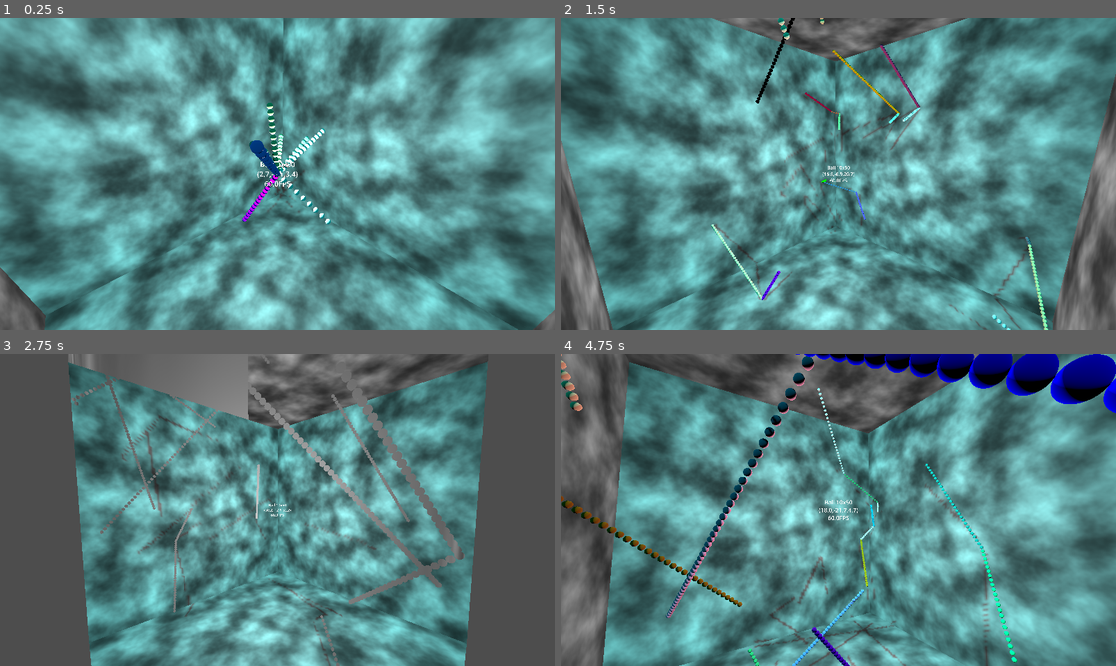
Above: before the commit, frames 1-4 (two rows, left to right).
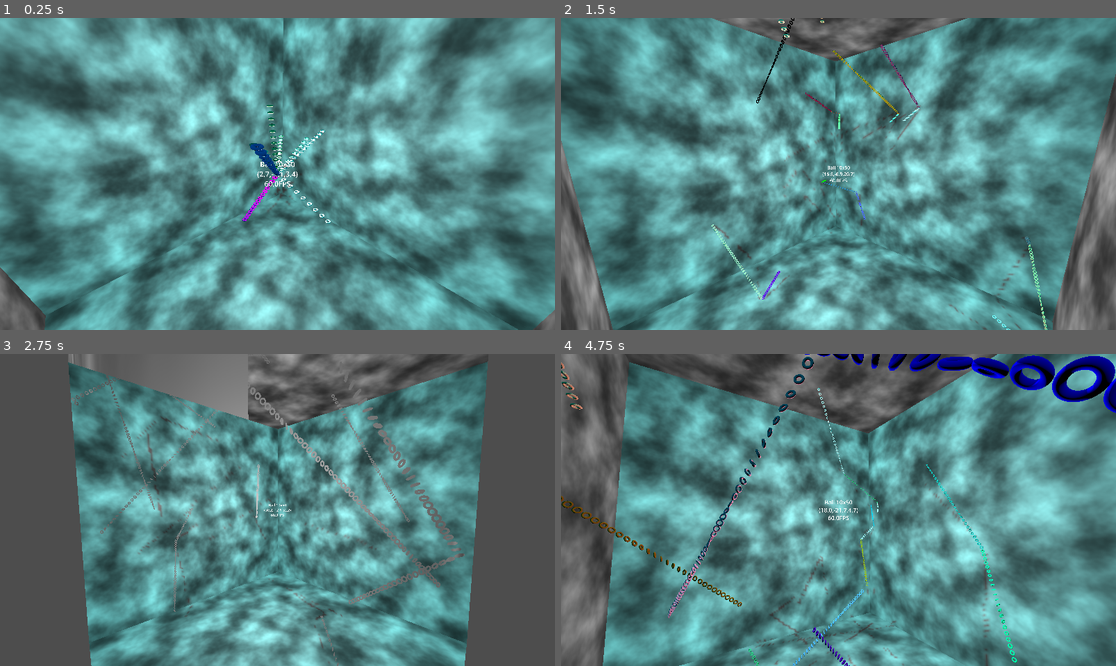
Above: after the commit, the same moments.

Repository: kasworld/gd4game3d
Game: Godot game, scene res://main.tscn
Same seed, same stepped clock (60 frames per second), same inputs: the game is played once before the commit and once after it.
Inputs:
- Up to frame 1 (0.25 s): no input
- Up to frame 2 (1.5 s): no input
- Up to frame 3 (2.75 s): no input
- Up to frame 4 (4.75 s): no input

The runs differ from the first frame. In frame 1, 0.6% of the frame differs, in the area x 43-60%, y 27-67%; in frame 2, 0.9%; in frame 3, 1.5%; in frame 4, 6.0%, in the area x 0-100%, y 0-100%.

Commit message:
torus rotate

Diff:
--- a/ball/ball.gd
+++ b/ball/ball.gd
@@ -10,6 +10,8 @@
 var sphere_cursor :int
 var color_mat_list = []
 var current_mat :Material
+var current_rot :Vector3
+var current_rot_accel :Vector3
 
 func init(ba :AABB, count :int, comats :Array)->void:
 	color_mat_list = comats
@@ -21,15 +23,35 @@
 	current_mat = color_mat_list.pick_random()
 	for i in sphere_count:
 		var sp = MeshInstance3D.new()
-		sp.mesh = new_mesh(radius,current_mat)
+		sp.mesh = new_torus(radius,current_mat)
 		add_child(sp)
 		sphere_list.append(sp)
 
-func new_mesh(r :float, mat :Material)->Mesh:
+func new_sphere(r :float, mat :Material)->Mesh:
 	var mesh = SphereMesh.new()
 	mesh.radius = r
 	#mesh.radial_segments = 100
 	#mesh.rings = 100
+	mesh.material = mat
+	return mesh
+
+func new_box(r :float, mat :Material)->Mesh:
+	var mesh = BoxMesh.new()
+	mesh.size = Vector3(r,r,r)
+	mesh.material = mat
+	return mesh
+
+func new_text(r :float, mat :Material)->Mesh:
+	var mesh = TextMesh.new()
+	mesh.font_size = r*500
+	mesh.text = "A"
+	mesh.material = mat
+	return mesh
+
+func new_torus(r :float, mat :Material)->Mesh:
+	var mesh = TorusMesh.new()
+	mesh.inner_radius = r/2
+	mesh.outer_radius = r
 	mesh.material = mat
 	return mesh
 
@@ -53,13 +75,19 @@
 
 	if bounced :
 		current_mat = color_mat_list.pick_random()
+		current_rot_accel = Vector3(rand_rad(),rand_rad(),rand_rad())
 	sp.mesh.material = current_mat
+	current_rot += current_rot_accel
+	sp.rotation = current_rot
 
 	if velocity.length() > speed_max:
 		velocity = velocity.normalized() * speed_max
 	if velocity.length() < speed_min:
 		velocity = velocity.normalized() * speed_min
 
+func rand_rad()->float:
+	return randf_range(-PI,PI)/10
+
 func random_positive(w :float)->float:
 	return randf_range(w/10,w)
 
